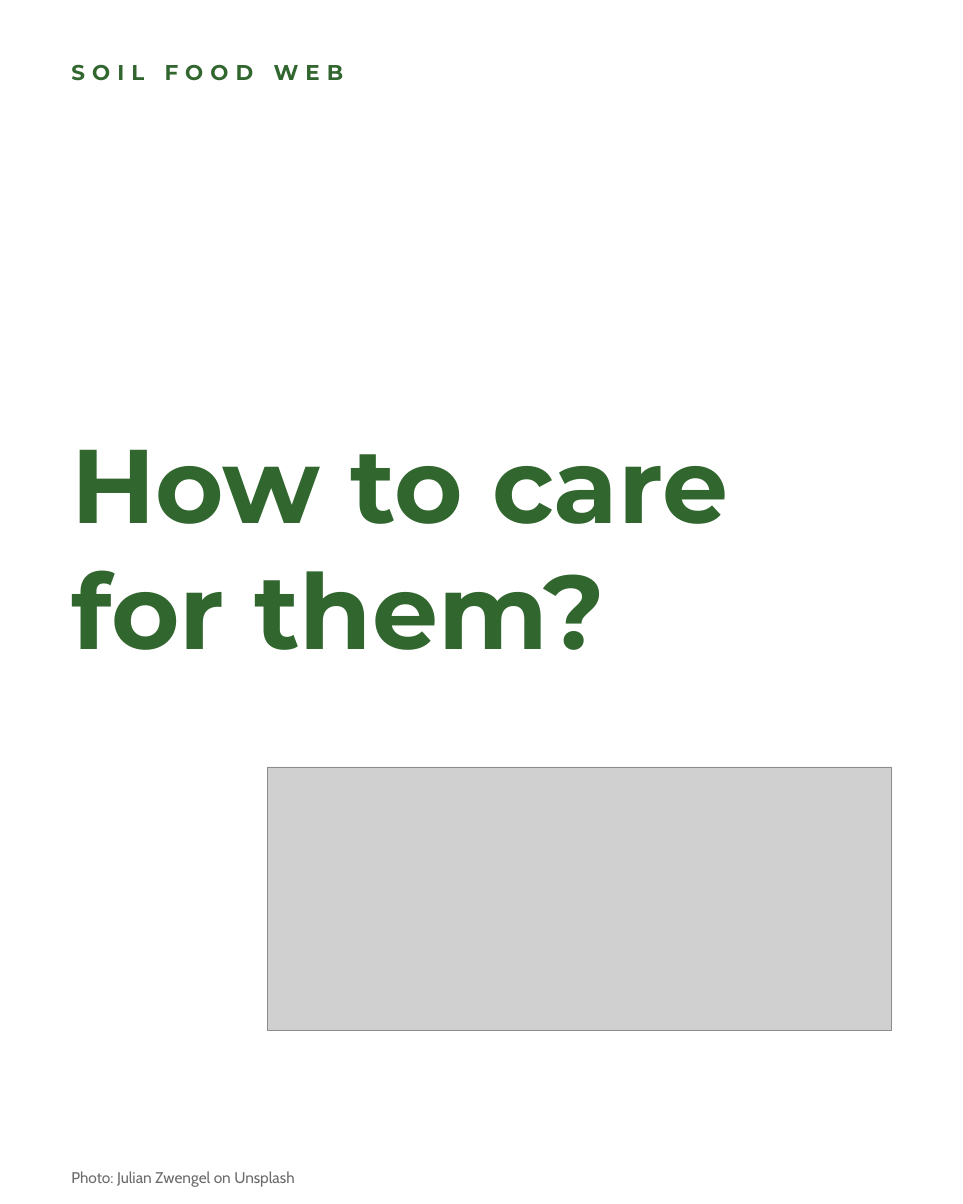
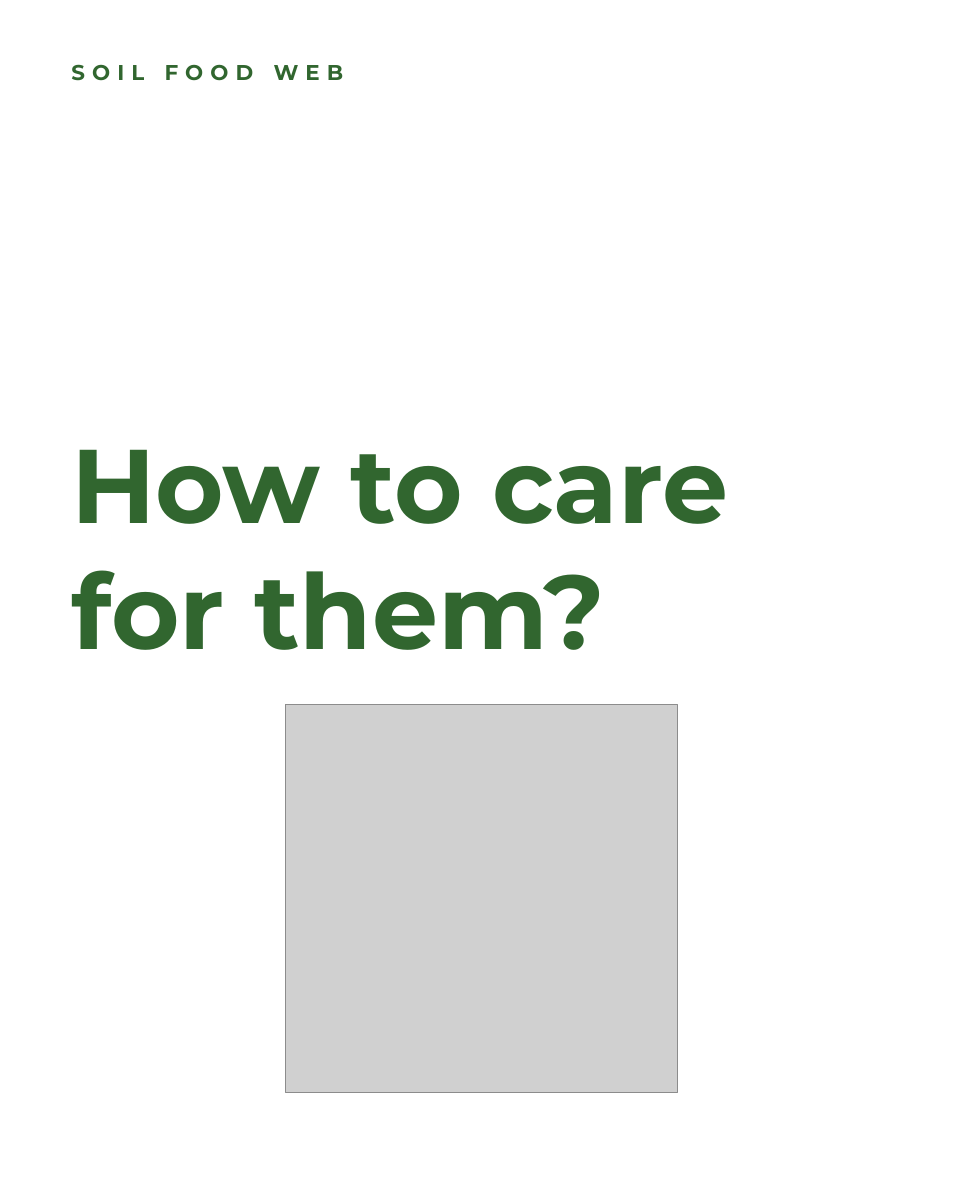
Before and after one commit to linneamoritznyc/SFW-SocialMedia, a slide deck: slide 5 of templates/posts/october/21-10-2026-wed-ig-world-earthworm-day.pptx. Drawn at 963x1204 pixels with LibreOffice and Linux fonts; fonts in the diff are those of the drawing; grey boxes stand for pictures. Boxes give left, top, right and bottom in pixels: in the first picture for what was removed or moved away, otherwise in the second. Text is boxed around its words. In the diff, an @@ line names an element or a change of style, - is before the commit and + after.

```diff
--- a/templates/posts/october/21-10-2026-wed-ig-world-earthworm-day.pptx
+++ b/templates/posts/october/21-10-2026-wed-ig-world-earthworm-day.pptx
@@ picture: place and size @@
-picture at [267, 767, 891, 1031]
+picture at [285, 704, 677, 1092]
@@ text removed at [71, 1171, 294, 1187] @@
-Photo: Julian Zwengel on Unsplash
```
Also in this commit, not shown: 2 other slides changed, 7 other files.
